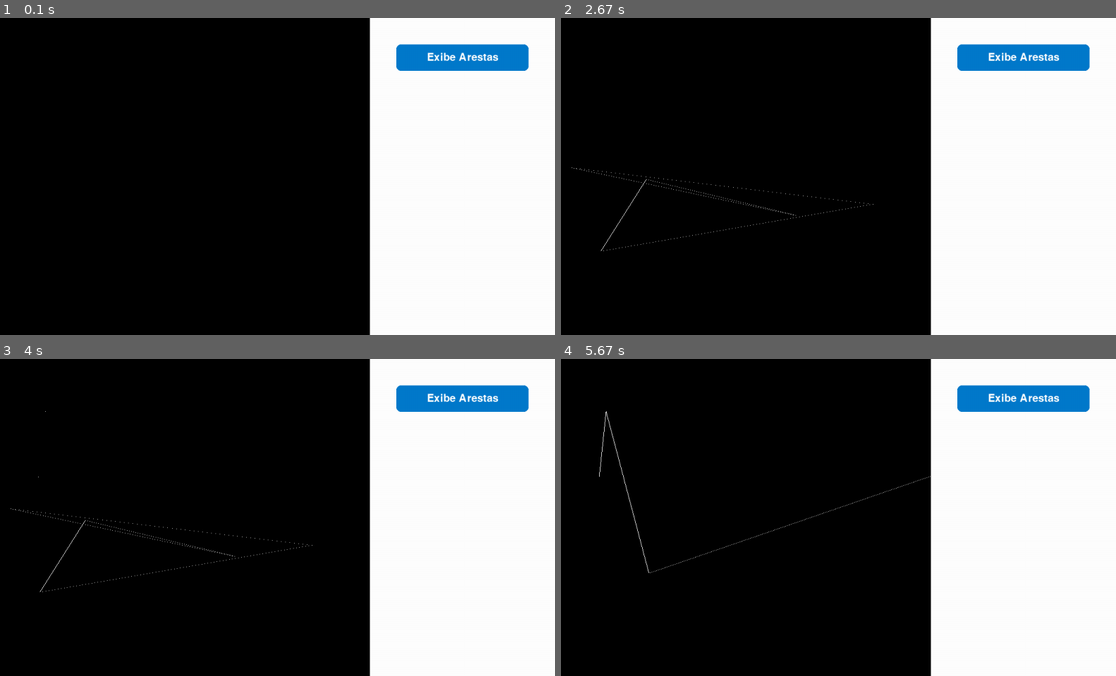
Above: before the commit, frames 1-4 (two rows, left to right).
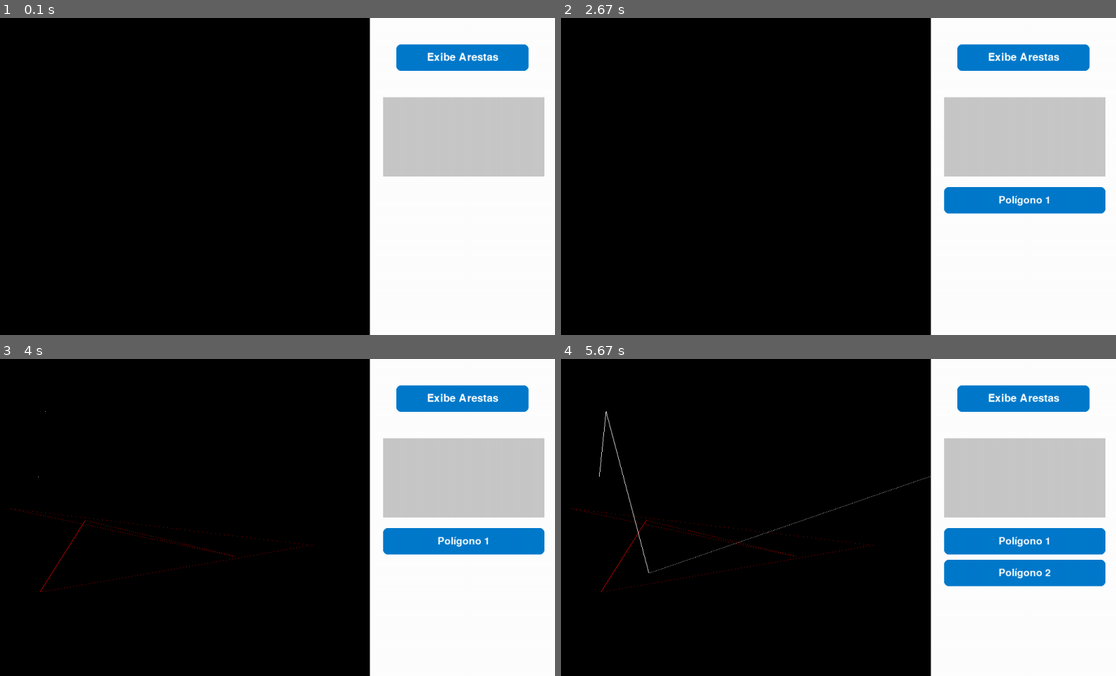
Above: after the commit, the same moments.

Repository: Rafaration/FillPoly
Game: pygame game, started from FillPoly.py
Two runs of this game, one before a commit and one after it. Both use one fixed random seed, a clock stepped at 60 frames per second and the inputs below.
Inputs (mouse positions are in pixels of both pictures, inside the frame that each line leads up to):
- Up to frame 1 (0.1 s): no input
- Up to frame 2 (2.67 s): click "Exibe Arestas" at 0.38 s; click (644, 179) at 0.72 s; click (599, 249) at 1.05 s; click (871, 205) at 1.38 s; click (572, 166) at 1.72 s; click (799, 214) at 2.05 s; right-click (927, 151) at 2.38 s
- Up to frame 3 (4 s): click (460, 539) at 2.72 s, where only the run after the commit has a clickable "Polígono 1"; click (432, 511) at 3.05 s; click (38, 476) at 3.38 s; click (44, 409) at 3.72 s
- Up to frame 4 (5.67 s): click (649, 571) at 4.05 s; click "Exibe Arestas" at 4.38 s; click (971, 552) at 4.72 s; click (927, 476) at 5.05 s; right-click (832, 606) at 5.38 s

The runs differ from the first frame. In frame 1, 7.3% of the frame differs, in the area x 68-99%, y 24-50%; in frame 2, 9.9%; in frame 3, 9.9%; in frame 4, 12%, in the area x 1-99%, y 24-74%.

Commit message:
Adição de botões que selecionam os polígonos

Diff:
--- a/FillPoly.py
+++ b/FillPoly.py
@@ -8,14 +8,17 @@
 
 # Classe que representa um polígono formado por uma lista de pontos
 class Poligono:
-    def __init__(self, pontos: list[Ponto], cor:bool = True):
+    def __init__(self, pontos: list[Ponto], cor:bool = False):
         self.pontos = pontos
         self.cor = cor
+        self.selecionado = False # Indica se o polígono está selecionado
 
     def desenhar_arestas(self, tela):
 
         # Verifica se terá arestas para desenhar
-        if (self.cor):
+        if self.selecionado:
+            aresta_cor = VERMELHO
+        elif self.cor:
             aresta_cor = BRANCO
         else:
             aresta_cor = PRETO
@@ -169,6 +172,7 @@
 # Criar estruturas que irão armazenar os polígonos e pontos desenhados
 Pontos = [] # Lista para armazenar os pontos clicados pelo mouse
 Poligonos = [] # Lista para armazenar os polígonos desenhados
+Botoes_Poligonos = [] # Lista para armazenar os botões dos polígonos desenhados
 
 rodando = True
 while rodando:
@@ -189,8 +193,27 @@
 
                 if (botao_arestas.foi_clicado(event)):
                     print("Botão 'Exibe Arestas' foi clicado!")
-                    for poligono in Poligonos:
-                        poligono.cor = not poligono.cor  # Alterna a exibição das arestas do polígono
+                    tem_aresta = any(poligono.cor for poligono in Poligonos)  # Verifica se algum polígono está com arestas exibidas
+                    if (tem_aresta):
+                        print("Desativando exibição das arestas dos polígonos.")
+                        for poligono in Poligonos:
+                            poligono.cor = False # Alterna a exibição das arestas do polígono
+                    else:
+                        print("Ativando exibição das arestas dos polígonos.")
+                        for poligono in Poligonos:
+                            poligono.cor = True # Alterna a exibição das arestas do polígono
+
+                for i, botao in enumerate(Botoes_Poligonos):
+                    if botao.foi_clicado(event):
+                        print(f"Polígono {i + 1} foi selecionado!")
+
+                        # desmarca todos os polígonos
+                        for p in Poligonos:
+                            p.selecionado = False
+
+                        # Marca apenas o polígono correspondente ao botão clicado
+                        Poligonos[i].selecionado = True
+
 
             # Verifica se o clique foi na área de desenho
             if (area_desenho.foi_clicado(event)):
@@ -204,17 +227,37 @@
                 # Botão direito = armazena o polígono formado pelos pontos clicados.
                 elif event.button == 3:
                     if len(Pontos) >= 3: # Verifica se há pelo menos 3 pontos para formar um polígono
-                        PoligonosAux = Poligono(Pontos)
+                        tem_aresta = any(poligono.cor for poligono in Poligonos)  # Verifica se algum polígono está com arestas exibidas
+
+                        PoligonosAux = Poligono(Pontos, tem_aresta) # Cria um novo polígono com os pontos armazenados
                         Poligonos.append(PoligonosAux)
                         Pontos = []  # Limpa a lista de pontos após criar o polígono
                         print("Polígono criado com sucesso!")
+
+                        # Criar botão dinâmico
+                        qtd = len(Poligonos)
+                        # a posição y aumenta em cada botão criado, para que eles não se sobreponham
+                        y_botao = 320 + (qtd - 1) * 60
+
+                        novo_botao = Botao(875, y_botao, 305, 50, f"Polígono {qtd}", tam_fonte=28, cor=AZUL, cor_hover=AZUL_CLARO)
+                        Botoes_Poligonos.append(novo_botao)
+
                     else:
                         print("É necessário pelo menos 3 pontos para formar um polígono.")
 
     # 3. FASE DE DESENHO CONTÍNUO (renderiza tudo que existe a cada frame)
     area_desenho.desenhar(tela)
     painel_ui.desenhar(tela)
+
+    # Desenhar area para seleção de cores
+    pygame.draw.rect(tela, (200, 200, 200), pygame.Rect(875, 150, 305, 150))
+
+    # Desenha os botões na tela
     botao_arestas.desenhar(tela)
+
+    # Desenha os botões dos polígonos
+    for botao in Botoes_Poligonos:
+        botao.desenhar(tela)
 
     # Desenha os pontos que estão sendo clicados e ainda não viraram polígonos
     for p in Pontos:
